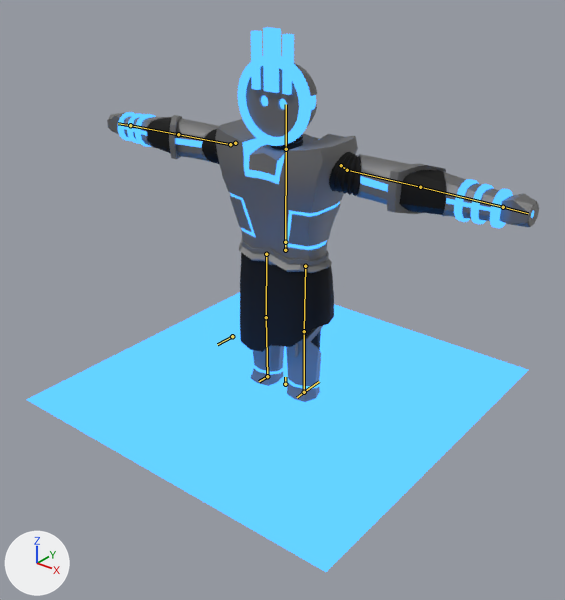
An edit to the Blender file Assets/Models/Actors/KOLOSS.blend, drawn before and after from the same camera.
One viewpoint serves both versions: a 50 mm lens placed at (5.15, -6.49, 5.17), pointed at (0.21, -0.32, 1.34). The lights are fixed; the arrows at lower left show +X, +Y and +Z. The bones that bend it are drawn over the model as lines.

Names of what the first picture shows: 'Face', 'Floor', 'Hands', 'Head', 'Legs', 'Skirt', 'Torso'.
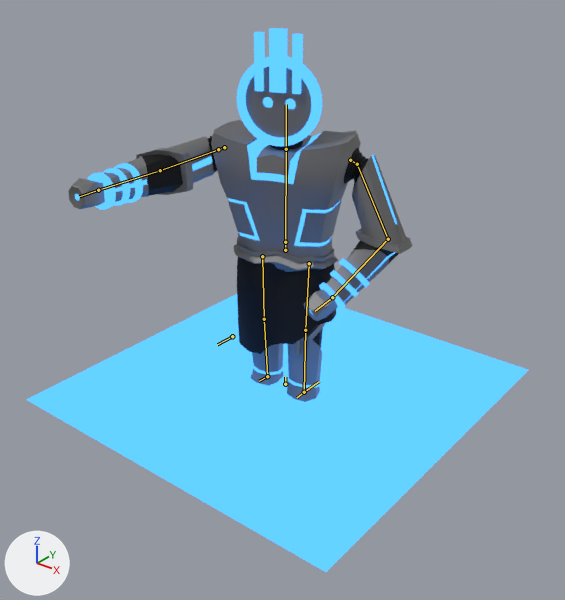
The newer file adds an action. The first version stands in its rest pose; the second is drawn at frame 10 of the action 'CombatState_Reaching'.

Location of each change, (x1, y1, x2, y2) in pixels of the pictures (565 x 600 px):
'Torso', posed (17% narrower, 16% taller): before (124, 114, 499, 273); after (102, 120, 412, 305)
'Skirt', posed: before (240, 252, 334, 352); after (237, 257, 336, 354)
'Face', posed (16% wider): before (238, 27, 311, 146); after (237, 28, 322, 146)
'Hands', posed (36% narrower, 28% taller): before (107, 112, 539, 228); after (68, 172, 345, 321)
'Head', posed: before (246, 63, 317, 137); after (246, 67, 311, 137)
'Legs', posed: before (251, 326, 323, 402); after (251, 323, 325, 402)
bone 'Hand.L', root to tip: before (503, 207) to (528, 213); after (332, 297) to (315, 311)

What the commit changed:
Bone 'Waist' (bone_waist) turns from (0, 0, 0) to (0, 18, 0) degrees about its own x, y and z.
Bone 'Hand.L' (bone_hand_l) turns from (0, 0, 0) to (16, 0, -3) degrees about its own x, y and z.
Bone 'ik_arm.target.L' (bone_ik_arm_target_l) moves from (0.0, 0.0, 0.0) to (-1.62, -0.3, -1.28).
Bone 'ik_arm.target.R' (bone_ik_arm_target_r) moves from (0.0, 0.0, 0.0) to (1.75, -1.94, 0.0).
Bone 'ik_arm.pole.L' (bone_ik_arm_pole_l) moves from (0.0, 0.0, 0.0) to (-0.31, -0.58, -0.59).
